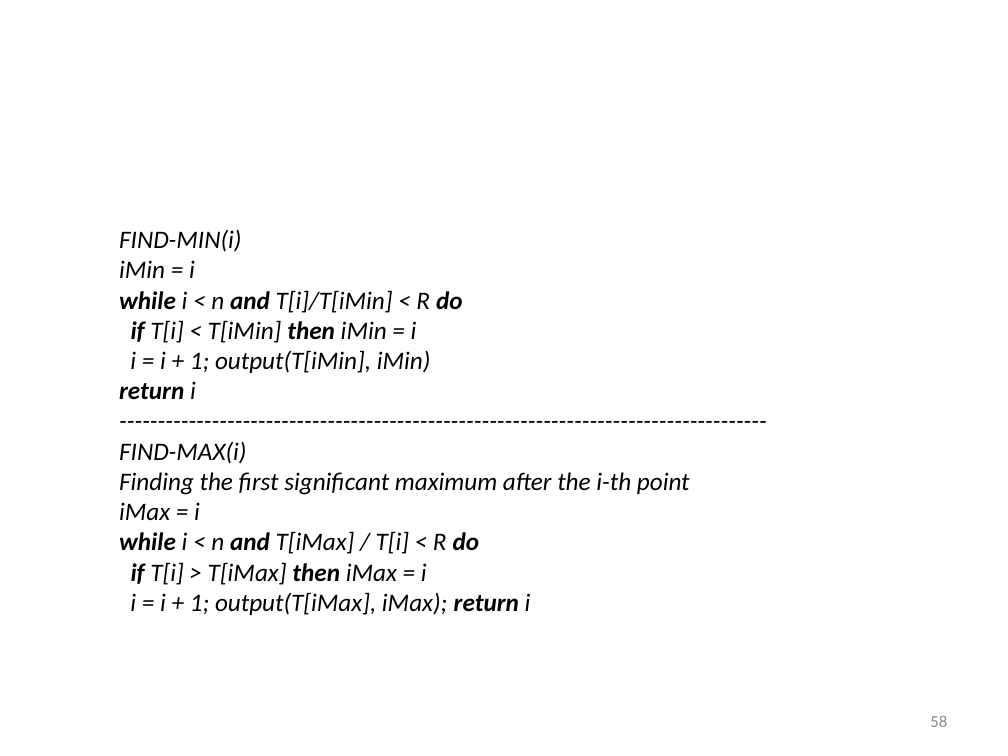
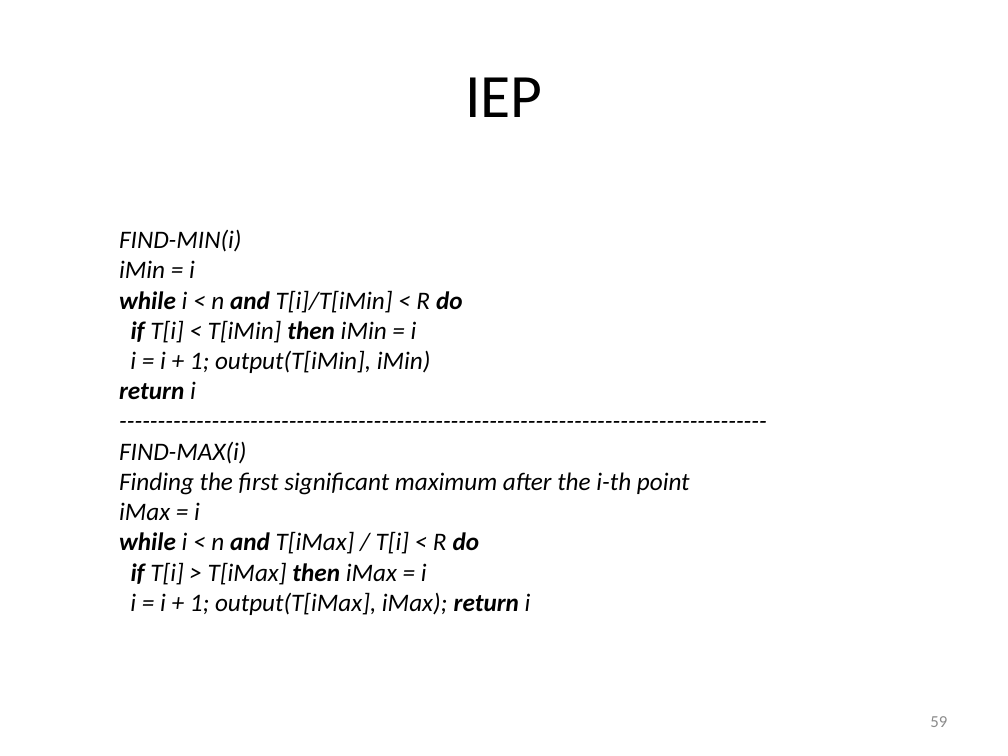
Before and after one commit to vyngo/caohoc-project-name, a slide deck: slide 59 of Report/pre.pptx (slide 58 before the commit). Drawn at 1008x756 pixels with LibreOffice and Linux fonts; fonts in the diff are those of the drawing. Boxes give left, top, right and bottom in pixels: in the first picture for what was removed or moved away, otherwise in the second. Text is boxed around its words. In the diff, an @@ line names an element or a change of style, - is before the commit and + after.

```diff
--- a/Report/pre.pptx
+++ b/Report/pre.pptx
@@ title added at (x1=465, y1=77, x2=542, y2=117), 44 pt, text #000000 @@
+IEP
@@ page number at (x1=930, y1=716, x2=947, y2=727): text changed @@
-58
+59
```
Also in this commit, not shown: 4 other slides changed, 2 slides added.
